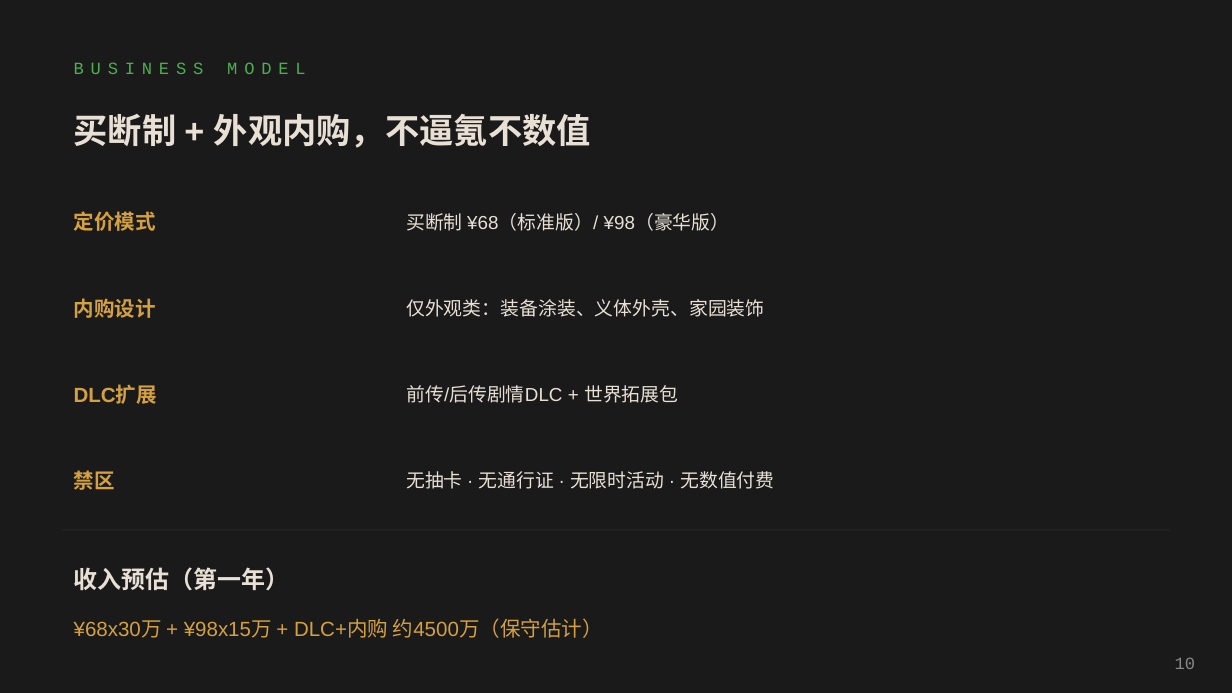
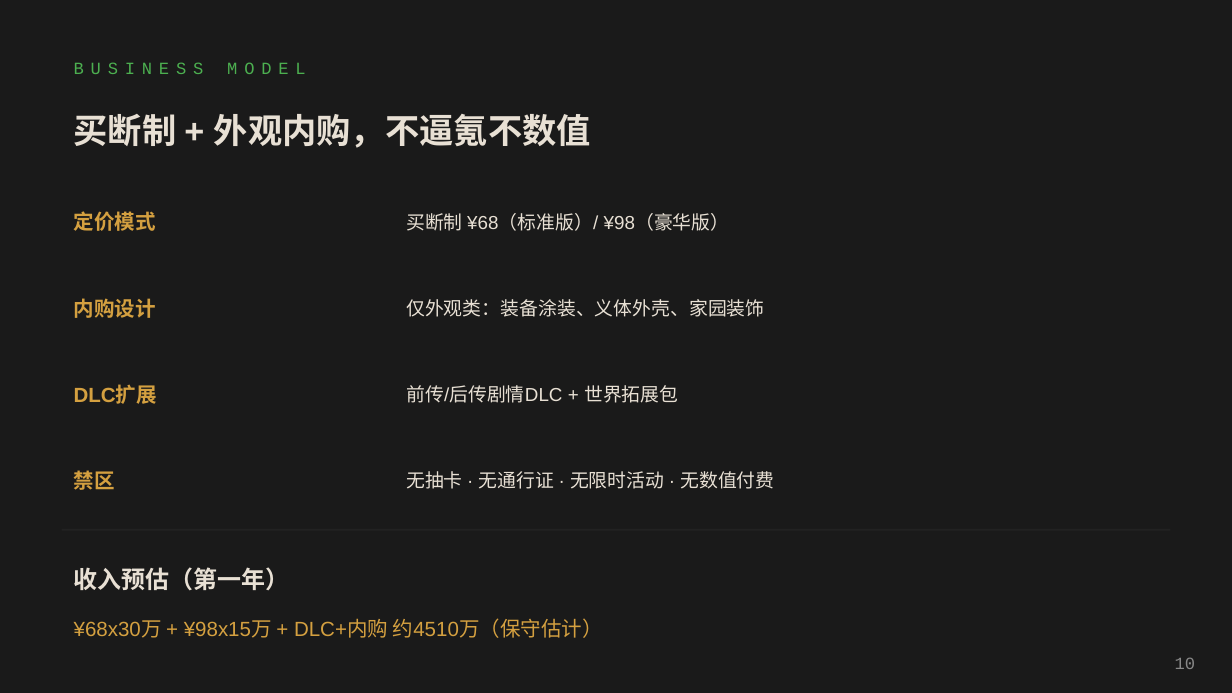
Before and after one commit to baiwan-star/A1, a slide deck: slide 10 of A1《白穹纪元：机械永生录》/商业材料/白穹纪元路演PPT.pptx. Drawn at 1232x693 pixels with LibreOffice and Linux fonts; fonts in the diff are those of the drawing. Boxes give left, top, right and bottom in pixels: in the first picture for what was removed or moved away, otherwise in the second. Text is boxed around its words. In the diff, an @@ line names an element or a change of style, - is before the commit and + after.

```diff
--- a/A1《白穹纪元：机械永生录》/商业材料/白穹纪元路演PPT.pptx
+++ b/A1《白穹纪元：机械永生录》/商业材料/白穹纪元路演PPT.pptx
@@ text at [74, 618, 603, 638]: text changed @@
-¥68x30万 + ¥98x15万 + DLC+内购 约4500万（保守估计）
+¥68x30万 + ¥98x15万 + DLC+内购 约4510万（保守估计）
```
Also in this commit, not shown: 1 other file.
